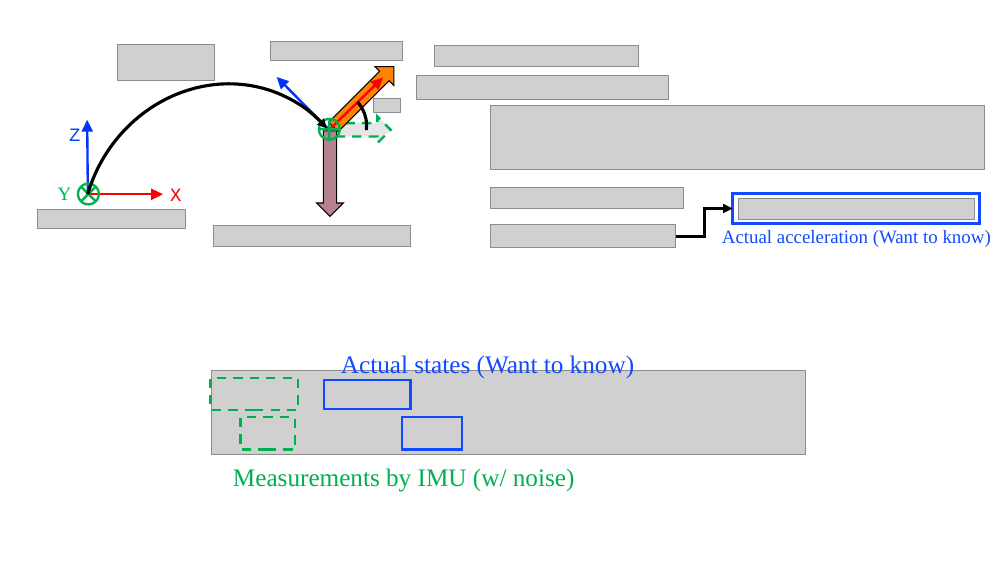
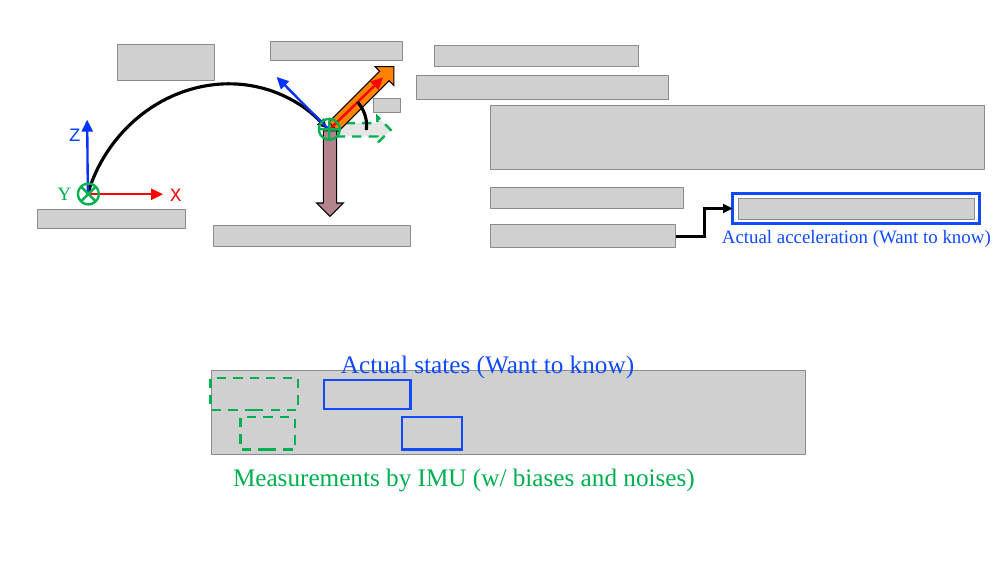
Before and after one commit to LimHyungTae/LimHyungTae.github.io, a slide deck: slide 4 of img/preintegration/preintegration_v2.pptx. Drawn at 1008x567 pixels with LibreOffice and Linux fonts; fonts in the diff are those of the drawing; grey boxes stand for pictures; background and template pictures are left out. Boxes give left, top, right and bottom in pixels: in the first picture for what was removed or moved away, otherwise in the second. Text is boxed around its words. In the diff, an @@ line names an element or a change of style, - is before the commit and + after.

```diff
--- a/img/preintegration/preintegration_v2.pptx
+++ b/img/preintegration/preintegration_v2.pptx
@@ text at (x1=233, y1=468, x2=694, y2=492): text changed @@
-Measurements by IMU (w/ noise)
+Measurements by IMU (w/ biases and noises)
```
Also in this commit, not shown: 3 other files.
